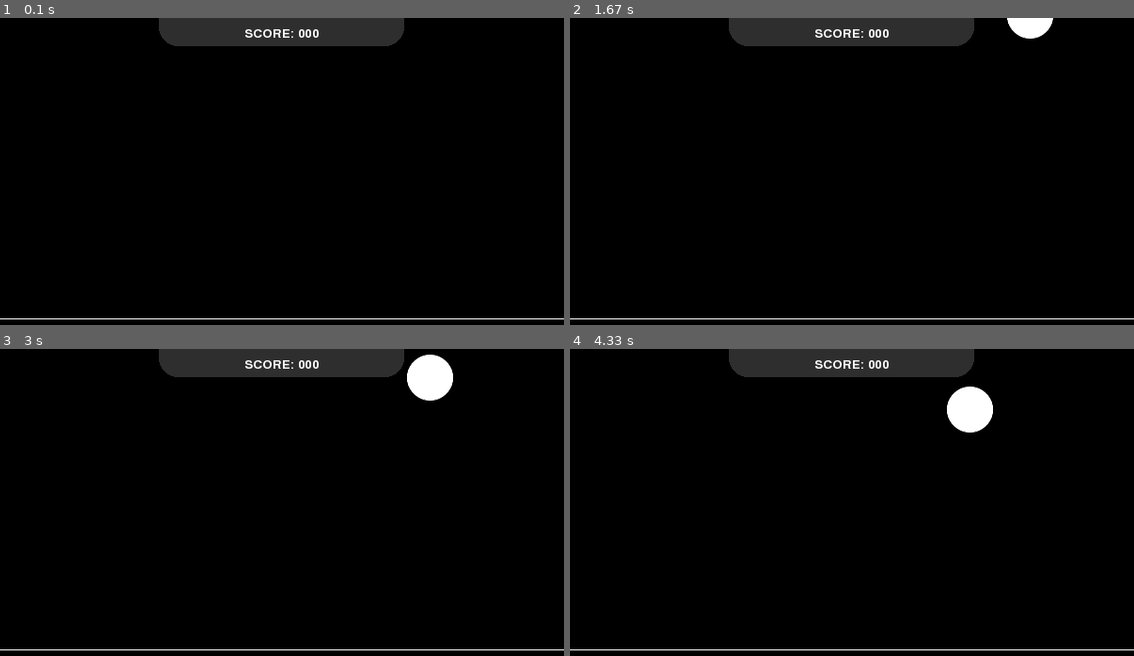
Above: before the commit, frames 1-4 (two rows, left to right).
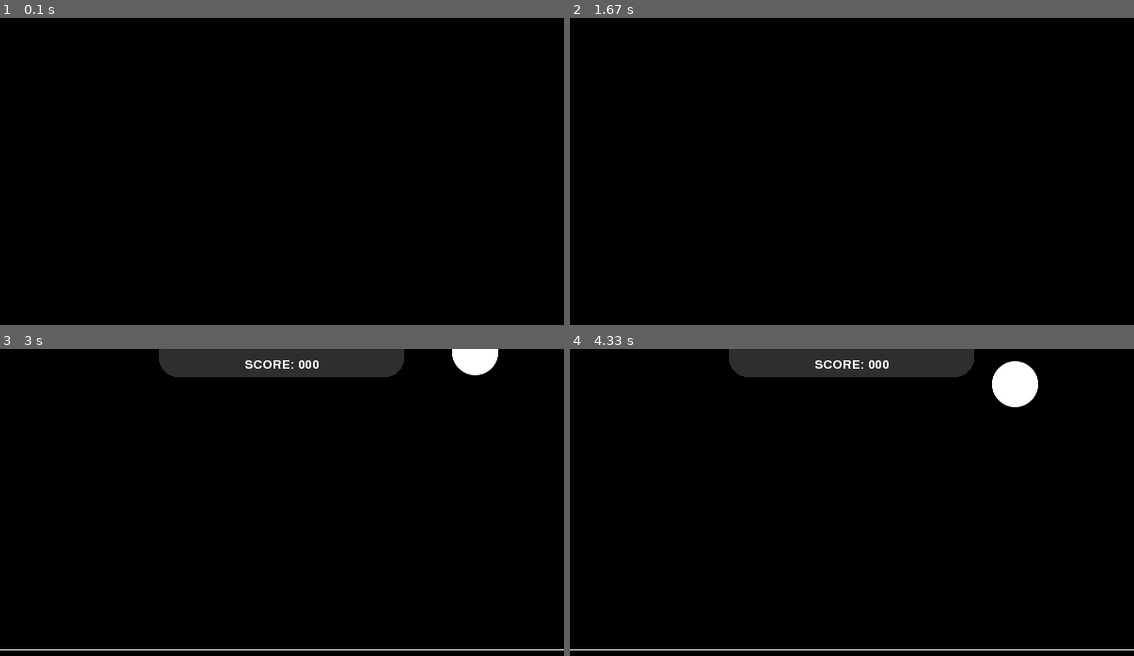
Above: after the commit, the same moments.

Repository: marcos-development-business/pygame-simple-game
Game: pygame game, started from run.py
The game is run twice, just before and just after one commit, with the same random seed, the same clock (stepped at 60 frames per second) and the same inputs.
Inputs:
- Up to frame 1 (0.1 s): no input
- Up to frame 2 (1.67 s): no input
- Up to frame 3 (3 s): no input
- Up to frame 4 (4.33 s): no input

The runs differ from the first frame. In frame 1, 4.2% of the frame differs, in the area x 0-100%, y 0-99%; in frame 2, 4.6%; in frame 3, 1.6%; in frame 4, 2.0%.

Commit message:
add sounds to game

Diff:
--- a/objects/ball.py
+++ b/objects/ball.py
@@ -1,6 +1,8 @@
+from os import path
 from uuid import uuid4
 from random import random, randint
 
+import pygame
 from pygame import gfxdraw, Surface
 
 from constants import Constants
@@ -17,7 +19,7 @@
         self.ray = randint(20, int(__w - (__w % 10)))
         self.id = str(uuid4())
         self.x = randint(int(self.ray * 2), int(Constants.GAME_WIDTH - (self.ray * 2)))
-        self.y = -(self.ray * 2)
+        self.y = -self.ray
 
     def render(self):
         gfxdraw.aacircle(self.screen, int(self.x), int(self.y), self.ray, self.color)
@@ -33,6 +35,8 @@
 
     def change_x_direction(self):
         if self.x + self.ray >= Constants.GAME_WIDTH or self.x - self.ray <= 0:
+            ball_change_direction_sound = pygame.mixer.Sound(path.join('assets/sounds/ball_change_direction.wav'))
+            ball_change_direction_sound.play(0)
             self.gravityX = -self.gravityX
 
     def handle_with_color_update(self, new_color: tuple[int, int, int]):
--- a/run.py
+++ b/run.py
@@ -1,3 +1,5 @@
+import time
+
 import pygame
 import sys
 
@@ -46,6 +48,12 @@
                     mouse_click_pos = pygame.mouse.get_pos()
                     for ball in balls:
                         if ball.check_if_click_is_inside(mouse_click_pos[0], mouse_click_pos[1]) and mouse_click_pos[1] > Constants.BREAKPOINT:
+                            if (score.get_score() + 1) % 10 == 0:
+                                ten_more_point = pygame.mixer.Sound('assets/sounds/10_more_point.wav')
+                                ten_more_point.play(0, 1500)
+                            else:
+                                get_ball_sound = pygame.mixer.Sound('assets/sounds/get_ball.wav')
+                                get_ball_sound.play(0, 2000)
                             self.balls.remove_ball(ball.id)
                             particles.create(ball.x, ball.y)
                             score.increment()
@@ -87,5 +95,8 @@
 
 
 if __name__ == '__main__':
+    start_game_sound = pygame.mixer.Sound('assets/sounds/start_game.wav')
+    start_game_sound.play(0)
+    time.sleep(2)
     game = Game()
     game.loop()
Not shown, added: assets/sounds/10_more_point.wav
Not shown, added: assets/sounds/ball_change_direction.wav
Not shown, added: assets/sounds/fall_ball.wav
Not shown, added: assets/sounds/get_ball.wav
Not shown, added: assets/sounds/start_game.wav
